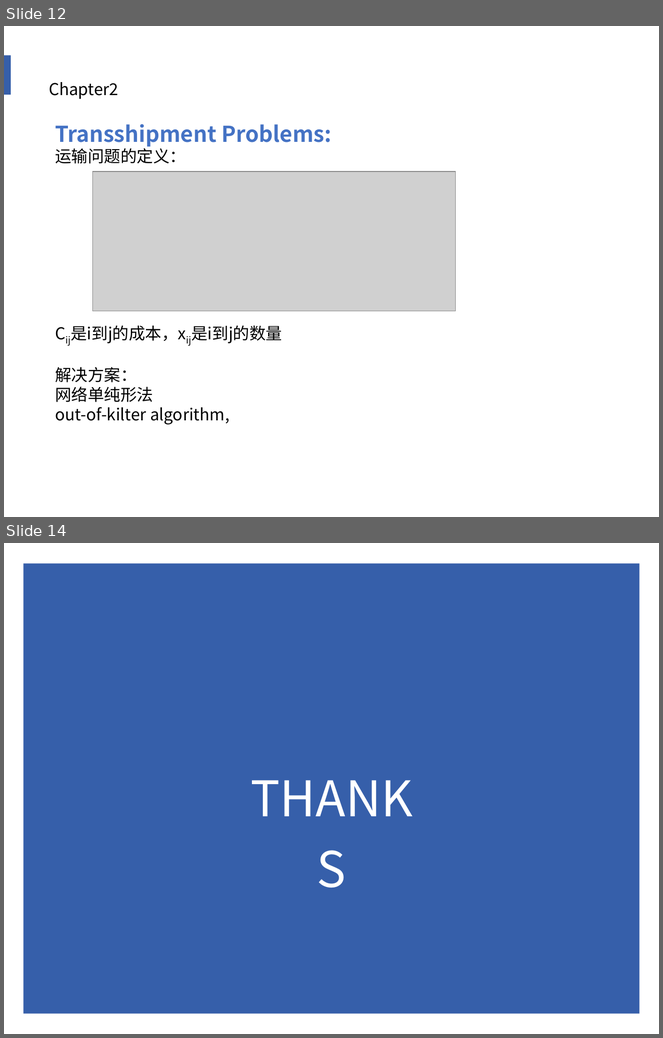
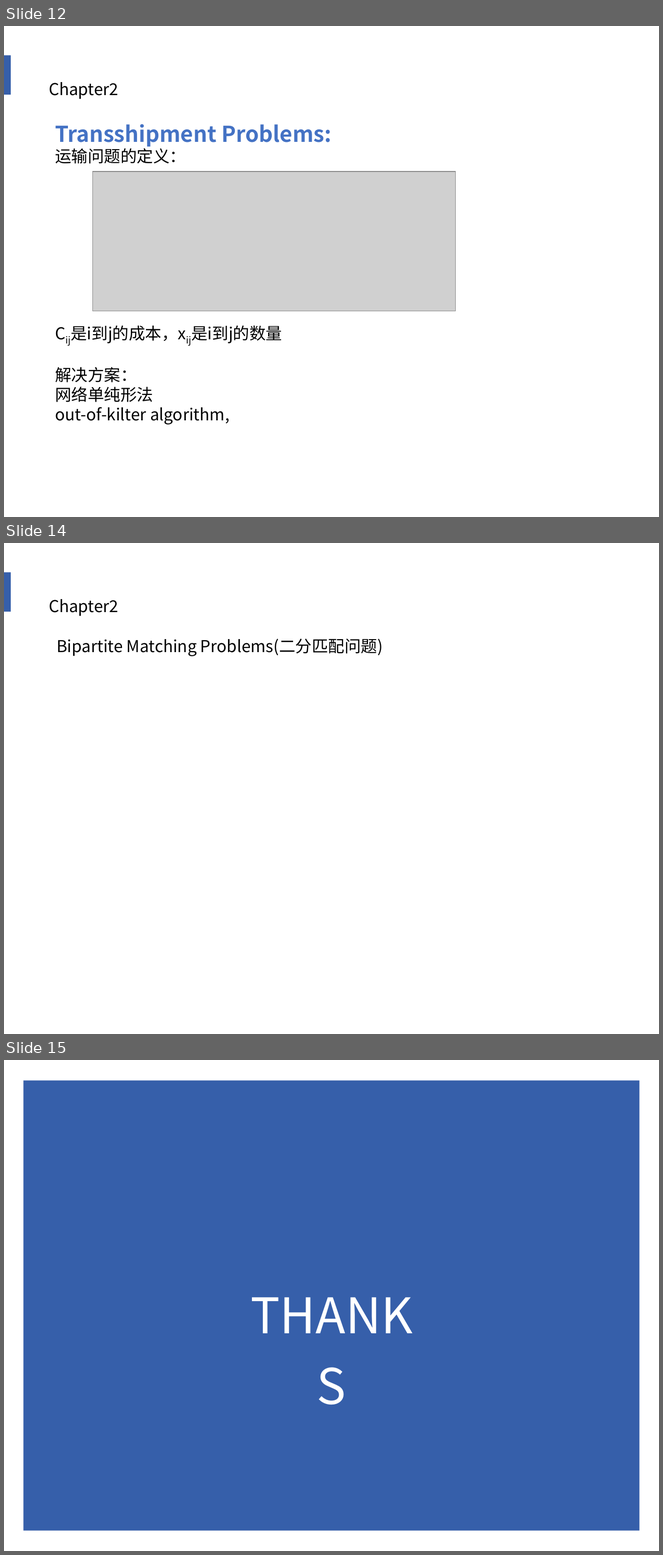
Before and after one commit to AndyFlower/Paper, a slide deck: ppt/Scheduling Algorithms.pptx. Shown one above the other, each under a label of ours: slides 12 and 14 before the commit, slides 12, 14 and 15 after it; the slides between them are not shown. The pictures are 663x1038 and 663x1555 pixels, drawn with LibreOffice and Linux fonts; fonts in the diff are those of the drawing; grey boxes stand for pictures. Boxes give left, top, right and bottom in pixels: in the first picture for what was removed or moved away, otherwise in the second. Text is boxed around its words. In the diff, an @@ line names an element or a change of style, - is before the commit and + after.

```diff
--- a/ppt/Scheduling Algorithms.pptx
+++ b/ppt/Scheduling Algorithms.pptx
@@ slide 14 added at bbox=[4, 543, 659, 1034], background #FFFFFF; not listed: 1 template element that a slide beside it also shows @@
@@ text added at bbox=[49, 599, 118, 616], 18 pt, text #000000 @@
+Chapter2
@@ text added at bbox=[57, 639, 383, 656], 18 pt, text #000000 @@
+Bipartite Matching Problems(二分匹配问题)
@@ what was slide 14 is now slide 15 @@
```
Also in this commit, not shown: 1 slide changed, 4 other files.
